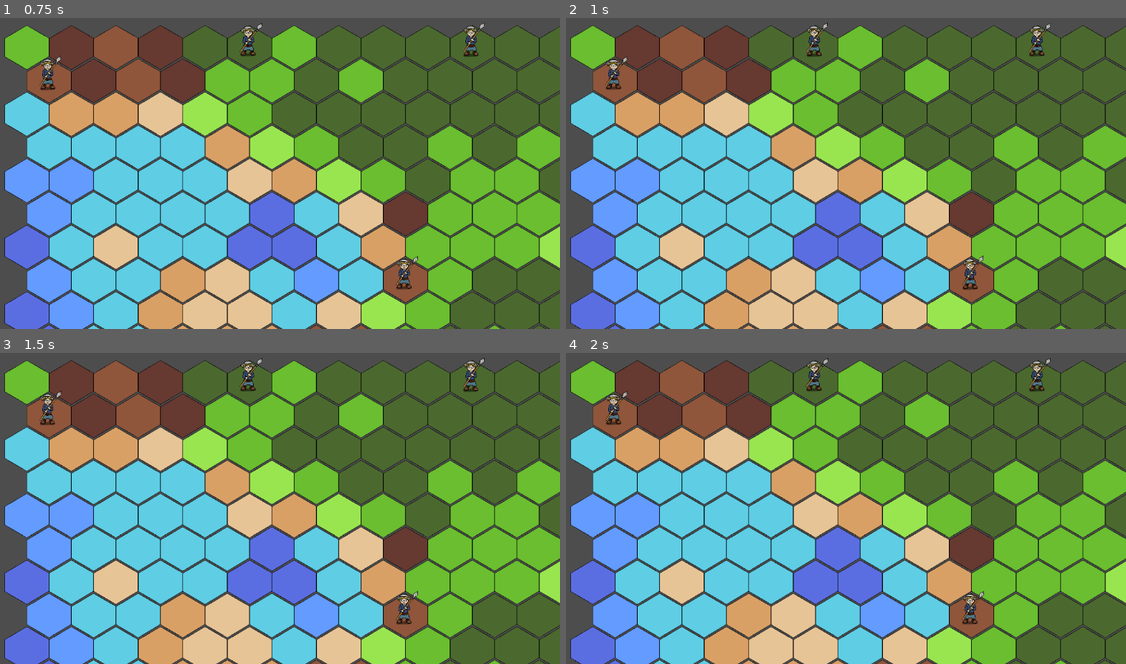
Above: before the commit, frames 1-4 (two rows, left to right).
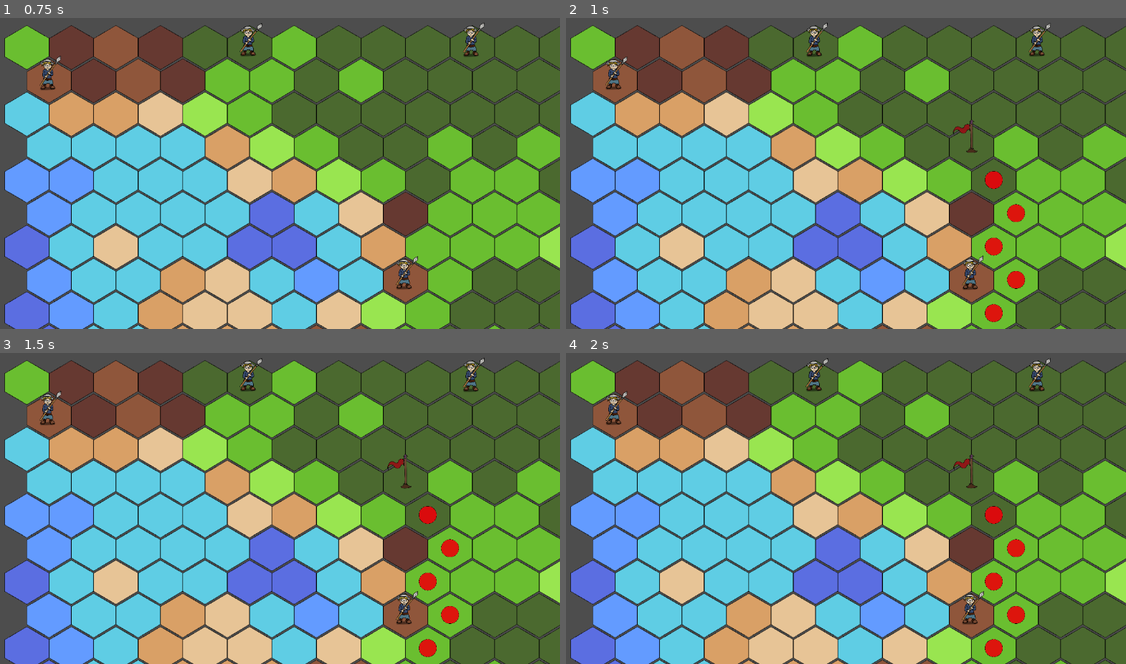
Above: after the commit, the same moments.

Repository: gideon-wade/Growing
Game: Godot game, scene res://world/world.tscn
The game is run twice, just before and just after one commit, with the same random seed, the same clock (stepped at 60 frames per second) and the same inputs. This scene is started directly instead of the project's main scene.
Inputs (mouse positions are in pixels of both pictures, inside the frame that each line leads up to):
- Up to frame 1 (0.75 s): move the mouse to (397, 151) at 0.52 s; click (397, 151) at 0.67 s
- Up to frame 2 (1 s): no input
- Up to frame 3 (1.5 s): move the mouse to (156, 520) at 1.27 s; click (156, 520) at 1.42 s
- Up to frame 4 (2 s): no input

Frame 1 is identical in both runs. In frame 2, 0.9% of the frame differs, in the area x 69-82%, y 32-98%; in frame 3, 0.9%; in frame 4, 0.9%.

Commit message:
Visual part of pathfinding better + path hint

Diff:
--- a/Mobs/Enemy/basic_enemy.gd
+++ b/Mobs/Enemy/basic_enemy.gd
@@ -31,7 +31,7 @@
 	var angle = position.angle_to_point(closest_player.position)
 	var collider: KinematicCollision2D = move_and_collide(Vector2(cos(angle), sin(angle)))
 	if !walking:
-		tween_controller.walk()
+		tween_controller.walk(true)
 		walking = true
 	if collider:
 		if collider.get_collider() is Player:
--- a/Mobs/Enemy/tween_controller.gd
+++ b/Mobs/Enemy/tween_controller.gd
@@ -15,9 +15,10 @@
 	original_sprite_state = $"../Sprite".position
 	unit_sprite = $"../Sprite"
 
-func idle() -> void:
+func idle(wait=false) -> void:
 	reset()
-	await get_tree().create_timer(randf_range(0.1, 0.5)).timeout
+	if wait:
+		await get_tree().create_timer(randf_range(0.1, 0.5)).timeout
 	unit_tween = create_tween().set_loops() #Loops until cancelled
 	# Move in V shape (represents breathing animation)
 	var unit_scale = unit_sprite.scale
@@ -37,26 +38,23 @@
 	unit_tween.parallel().tween_property(unit_sprite, "rotation", unit_sprite.rotation + 0.01, 0.5)
 	unit_tween.parallel().tween_property(unit_sprite, "scale", unit_scale, 0.5)
 
-func walk() -> void:
+func walk(wait=false) -> void:
 	reset()
-	await get_tree().create_timer(randf_range(0.05, 0.2)).timeout
-	while true:
-		unit_tween = create_tween()
-		unit_tween.tween_property(unit_sprite, "position", unit_sprite.position + Vector2(0.00, 5), 0.1)
-		unit_tween.parallel().tween_property(unit_sprite, "rotation", 0.05, 0.1)
-		await unit_tween.finished
-		unit_tween = create_tween()
-		unit_tween.tween_property(unit_sprite, "position", unit_sprite.position + Vector2(0.00, -5), 0.1)
-		unit_tween.parallel().tween_property(unit_sprite, "rotation", 0.10, 0.1)
-		await unit_tween.finished
-		unit_tween = create_tween()
-		unit_tween.tween_property(unit_sprite, "position", unit_sprite.position + Vector2(0.00, 5), 0.1)
-		unit_tween.parallel().tween_property(unit_sprite, "rotation", -0.05, 0.1)
-		await unit_tween.finished
-		unit_tween = create_tween()
-		unit_tween.tween_property(unit_sprite, "position", unit_sprite.position - Vector2(0.00, 5), 0.1)
-		unit_tween.parallel().tween_property(unit_sprite, "rotation", -0.10, 0.1)
-		await unit_tween.finished
+	if wait:
+		await get_tree().create_timer(randf_range(0.05, 0.2)).timeout
+
+	unit_tween = create_tween().set_loops()
+	unit_tween.tween_property(unit_sprite, "position", unit_sprite.position + Vector2(0.00, 5), 0.1)
+	unit_tween.parallel().tween_property(unit_sprite, "rotation", 0.05, 0.1)
+
+	unit_tween.tween_property(unit_sprite, "position", unit_sprite.position + Vector2(0.00, -5), 0.1)
+	unit_tween.parallel().tween_property(unit_sprite, "rotation", 0.10, 0.1)
+
+	unit_tween.tween_property(unit_sprite, "position", unit_sprite.position + Vector2(0.00, 5), 0.1)
+	unit_tween.parallel().tween_property(unit_sprite, "rotation", -0.05, 0.1)
+
+	unit_tween.tween_property(unit_sprite, "position", unit_sprite.position - Vector2(0.00, 5), 0.1)
+	unit_tween.parallel().tween_property(unit_sprite, "rotation", -0.10, 0.1)
 
 func light_melee_attack(unit_pos : Vector2i, clickedTile : Vector2i) -> void:
 	reset()
@@ -81,6 +79,7 @@
 		  20 * Vector2(clickedTile - unit_pos), 0.2). \
 		  set_trans(Tween.TRANS_EXPO).set_ease(Tween.EASE_OUT)
 	has_attacked.emit()
+
 
 func ranged_attack(unit_pos : Vector2i, clickedTile : Vector2i) -> void:
 	reset()
@@ -132,7 +131,7 @@
 	unit_tween.tween_property(unit_sprite, "position", unit_sprite.position, 0.2)
 	unit_tween.parallel().tween_property(unit_sprite, "scale", unit_scale, 0.2)
 	await unit_tween.finished
-	walk()
+	walk(true)
 
 func die() -> void:
 	reset()
--- a/Mobs/Player/basic_player.gd
+++ b/Mobs/Player/basic_player.gd
@@ -31,7 +31,7 @@
 	var angle = position.angle_to_point(closest_enemy.position)
 	var collider: KinematicCollision2D = move_and_collide(Vector2(cos(angle), sin(angle)))
 	if !walking:
-		tween_controller.walk()
+		tween_controller.walk(true)
 		walking = true
 	if collider:
 		if collider.get_collider() is Enemy:
--- a/game_manager.gd
+++ b/game_manager.gd
@@ -59,6 +59,8 @@
 	"Knight": 10
 }
 const MobToSprite = {
+	"Flag" : preload("res://art/assets/flags.png"),
+	"PathDot" : preload("res://art/assets/path_dot.png"),
 	"Player" : preload("res://art/units/darklord.png"),
 	"Peasant" : preload("res://art/units/peasant.png"),
 	"Knight" : preload("res://art/units/knight.png"),
--- a/world/world.gd
+++ b/world/world.gd
@@ -120,7 +120,7 @@
 
 func play_idle_tween_mobs() -> void:
 	for tile in mobs_on_tiles:
-		mobs_on_tiles[tile].tween_controller.idle()
+		mobs_on_tiles[tile].tween_controller.idle(true)
 
 func neighbors(cur: Vector2i) -> Array[Vector2i]:
 	var out: Array[Vector2i] = []
@@ -175,23 +175,49 @@
 	if event is InputEventMouseButton:
 		var pos = event.position
 		if event.button_index == MOUSE_BUTTON_LEFT and not event.pressed:
-			if (last_mouse_pos - pos).length() < 1 and not moving:
+			if (last_mouse_pos - pos).length() < 10 and not moving:
 				var clicked_cell = tile_map.local_to_map(tile_map.get_local_mouse_position())
 				var player: Mob = mobs_on_tiles[player_pos]
 				var path := find_path(player_pos, clicked_cell)
-				if len(path) > 0:
+				if len(path) > 0:# and not moving:
+					var flag = mob_scene.instantiate()
+					mobs_on_tiles[clicked_cell] = flag
+					flag.mob_name = "Flag"
+					self.add_child(flag)
+					flag.sprite.texture = GameManager.MobToSprite["Flag"]
+					var sprite_scale = Vector2(0.2, 0.2)
+					flag.sprite.scale = sprite_scale
+					flag.tween_controller.original_sprite_scale = sprite_scale
+					flag.position = clicked_cell * Vector2i(tile_size, 96) + Vector2i(tile_size / 2, tile_size / 3) + \
+										Vector2i(64 if (clicked_cell.y%2==1) else 0, -10)
+					flag.tween_controller.idle()
 					moving = true
 					player.tween_controller.walk()
+
+					for path_pos in path.slice(1, len(path)-1):
+						var dot = mob_scene.instantiate()
+						mobs_on_tiles[path_pos] = dot
+						dot.mob_name = "dot"
+						self.add_child(dot)
+						dot.sprite.texture = GameManager.MobToSprite["PathDot"]
+						dot.sprite.scale = Vector2(0.1, 0.1)
+						dot.z_index = -1
+						dot.tween_controller.original_sprite_scale = Vector2(0.1, 0.1)
+						dot.position = path_pos * Vector2i(tile_size, 96) + Vector2i(tile_size / 2, tile_size / 3) + \
+											Vector2i(64 if (path_pos.y%2==1) else 0, 20)
 					for path_pos in path:
 						mobs_on_tiles[player_pos] = null
 						player_pos = path_pos
-						mobs_on_tiles[player_pos] = player
 						var new_pos = player_pos * Vector2i(tile_size, 96) + Vector2i(tile_size / 2, tile_size / 3) + \
 											Vector2i(64 if (player_pos.y%2==1) else 0, -10)
 						var move_tween = create_tween()
+						move_tween.set_trans(Tween.TRANS_QUAD)
 						move_tween.tween_property(player, "position", Vector2(new_pos), 0.5)
-						move_tween.set_trans(Tween.TRANS_QUAD)
 						await move_tween.finished
+						if mobs_on_tiles[player_pos] != null and mobs_on_tiles[player_pos].mob_name != "player":
+							mobs_on_tiles[player_pos].queue_free()
+						mobs_on_tiles[player_pos] = player
 					player.tween_controller.idle()
 					moving = false
+					#flag.queue_free()
 		last_mouse_pos = pos
--- a/world/world.tscn
+++ b/world/world.tscn
@@ -22,6 +22,7 @@
 noise_texture = SubResource("NoiseTexture2D_tlwt5")
 
 [node name="TileMap" type="TileMapLayer" parent="."]
+z_index = -1000
 tile_set = ExtResource("2_fj7yv")
 
 [node name="Camera" parent="." instance=ExtResource("3_4717r")]
Not shown, changed: art/assets/flags.png.import
Binary file added: art/assets/path_dot.png
Not shown, added: art/assets/path_dot.png.import
